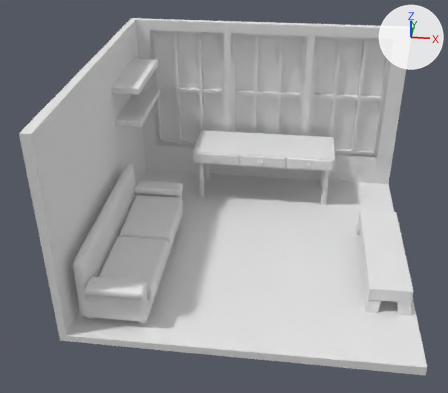
Renders of the Blender file PolygonRunway/HomeOffice/05.SofaModelling.blend from each side of a commit.
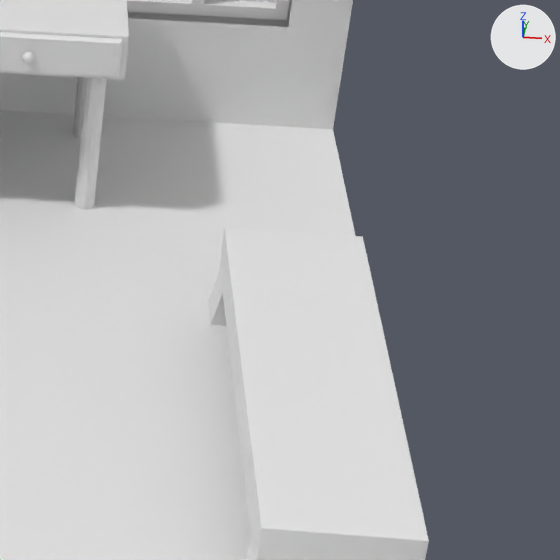
Each version is shown whole from a camera (50 mm lens) standing at (1.67, -27.97, 19.87) and looking at (-1.66, -0.7, 3.5), then close up on the part from 67% to 100% of the width and 38% to 76% of the height. The axes (+X, +Y, +Z) are drawn at upper right. The lights are the same throughout.

Objects in the first close-up: 'Draws', 'Room', 'Stereo Table', 'Stereo Table Legs', 'Table', 'TableLegs', 'WindowsShape'.
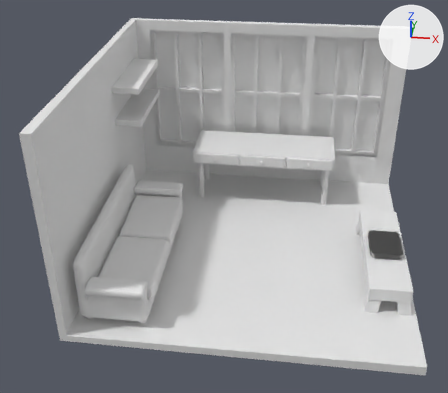
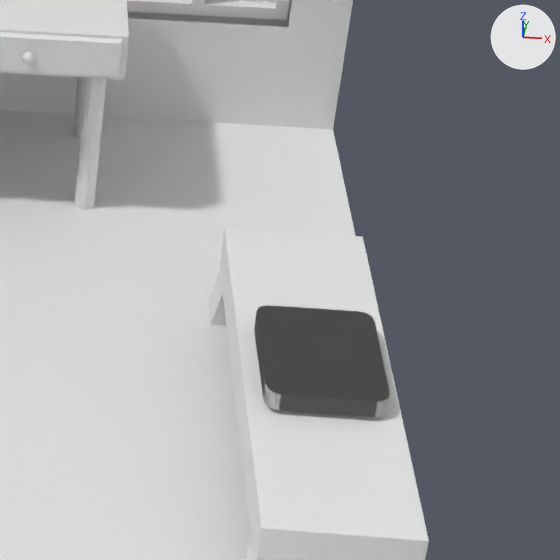
Pixel boxes (x1, y1, x2, y2) of what changed, in the close-ups (560 x 560 px):
'RecordPlayer Base', added
    after: (254, 305, 390, 417)

What the commit changed:
Mesh me_plane_012 is new.
It has 40 vertices, 22 faces and spans x -1.0..1.0, y -1.0..1.0, z 0.09..0.41.
Object 'RecordPlayer Base' (ob_recordplayer_base) is new; it shows me_plane_012.
Its location is (6.66, -1.21, 1.37).
Its scale is (0.792, 1.04, 0.792).
It gains a MIRROR modifier named 'Mirror'.
Modifier setting: use_axis = (True, True, False).
